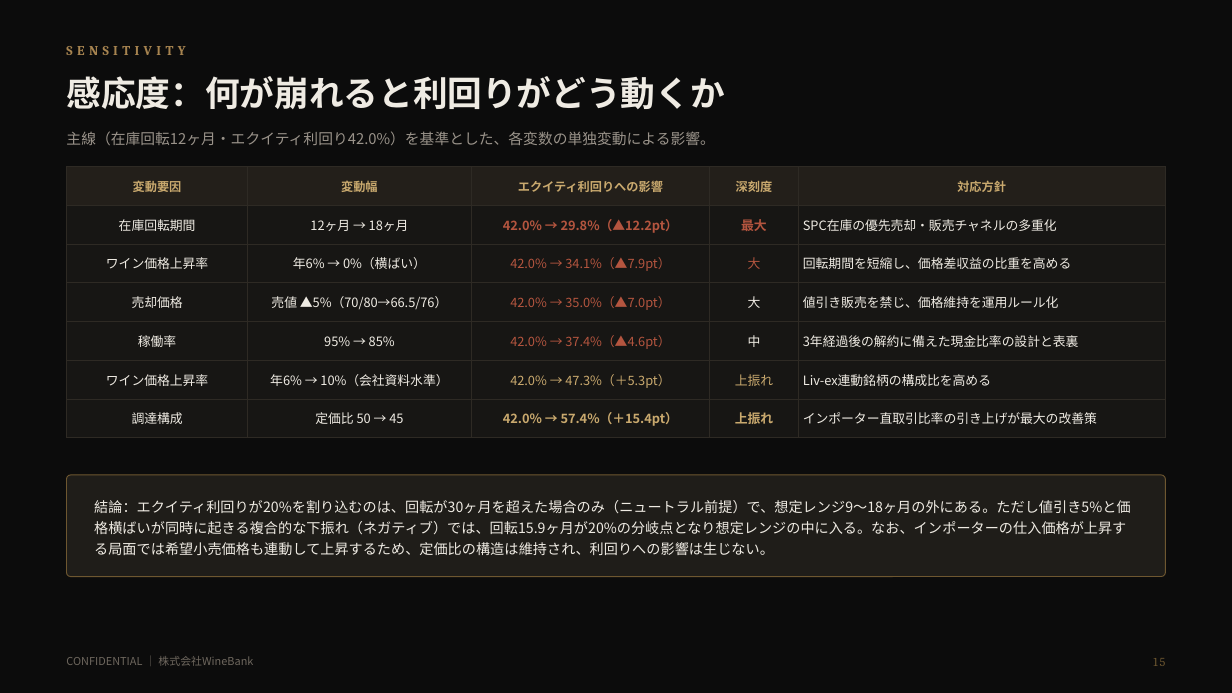
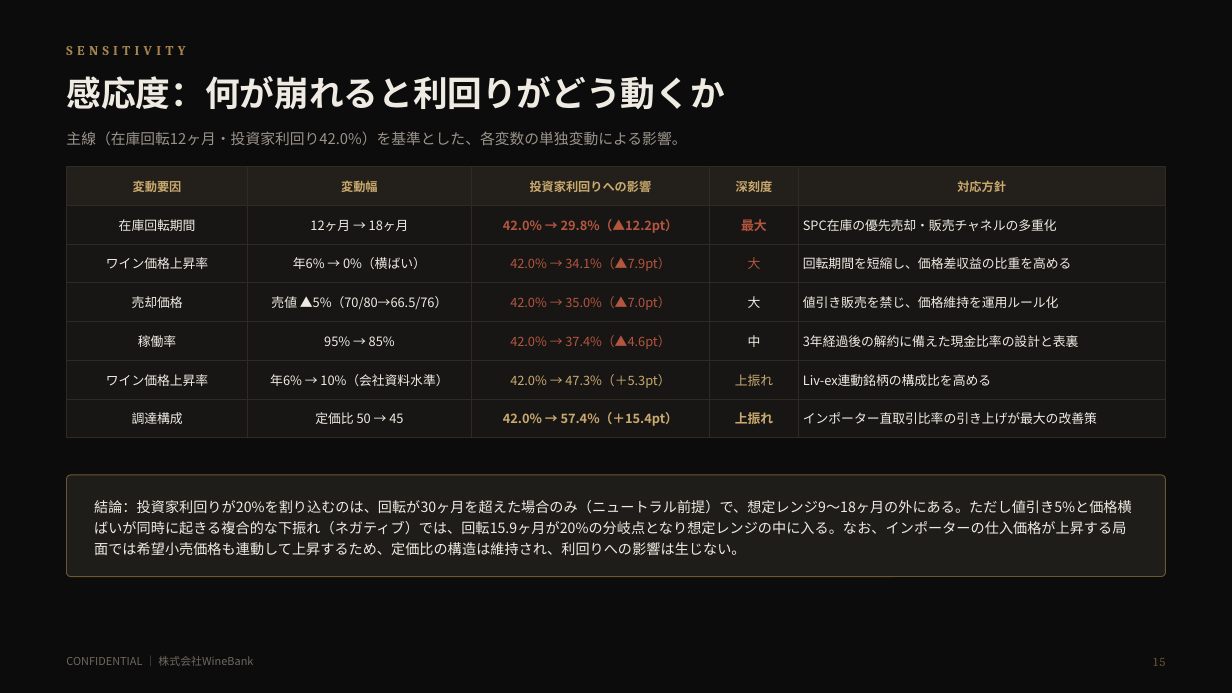
Before and after one commit to nakano-winebank/wine-auction, a slide deck: slide 16 of docs/wine-fund/WineBank_ワインファンドSPC組成提案_5億_20260811.pptx. Drawn at 1232x693 pixels with LibreOffice and Linux fonts; fonts in the diff are those of the drawing. Boxes give left, top, right and bottom in pixels: in the first picture for what was removed or moved away, otherwise in the second. Text is boxed around its words. In the diff, an @@ line names an element or a change of style, - is before the commit and + after.

```diff
--- a/docs/wine-fund/WineBank_ワインファンドSPC組成提案_5億_20260811.pptx
+++ b/docs/wine-fund/WineBank_ワインファンドSPC組成提案_5億_20260811.pptx
@@ text at bbox=[66, 131, 686, 145]: text changed @@
-主線（在庫回転12ヶ月・エクイティ利回り42.0%）を基準とした、各変数の単独変動による影響。
+主線（在庫回転12ヶ月・投資家利回り42.0%）を基準とした、各変数の単独変動による影響。
@@ table at bbox=[67, 166, 1165, 430] @@
-row 1, column 3: エクイティ利回りへの影響
+row 1, column 3: 投資家利回りへの影響
@@ text at bbox=[94, 500, 1132, 555]: text changed @@
-結論：エクイティ利回りが20%を割り込むのは、回転が30ヶ月を超えた場合のみ（ニュートラル前提）で、想定レンジ9〜18ヶ月の外にある。ただし値引き5%と価格横ばいが同時に起きる複合的な下振れ（ネガティブ）では、回転15.9ヶ月が20%の分岐点となり想定レンジの中に入る。なお、インポーターの仕入価格が上昇する局面では希望小売価格も連動して上昇するため、定価比の構造は維持され、利回りへの影響は生じない。
+結論：投資家利回りが20%を割り込むのは、回転が30ヶ月を超えた場合のみ（ニュートラル前提）で、想定レンジ9〜18ヶ月の外にある。ただし値引き5%と価格横ばいが同時に起きる複合的な下振れ（ネガティブ）では、回転15.9ヶ月が20%の分岐点となり想定レンジの中に入る。なお、インポーターの仕入価格が上昇する局面では希望小売価格も連動して上昇するため、定価比の構造は維持され、利回りへの影響は生じない。
```
Also in this commit, not shown: 11 other slides changed, 4 other files.
